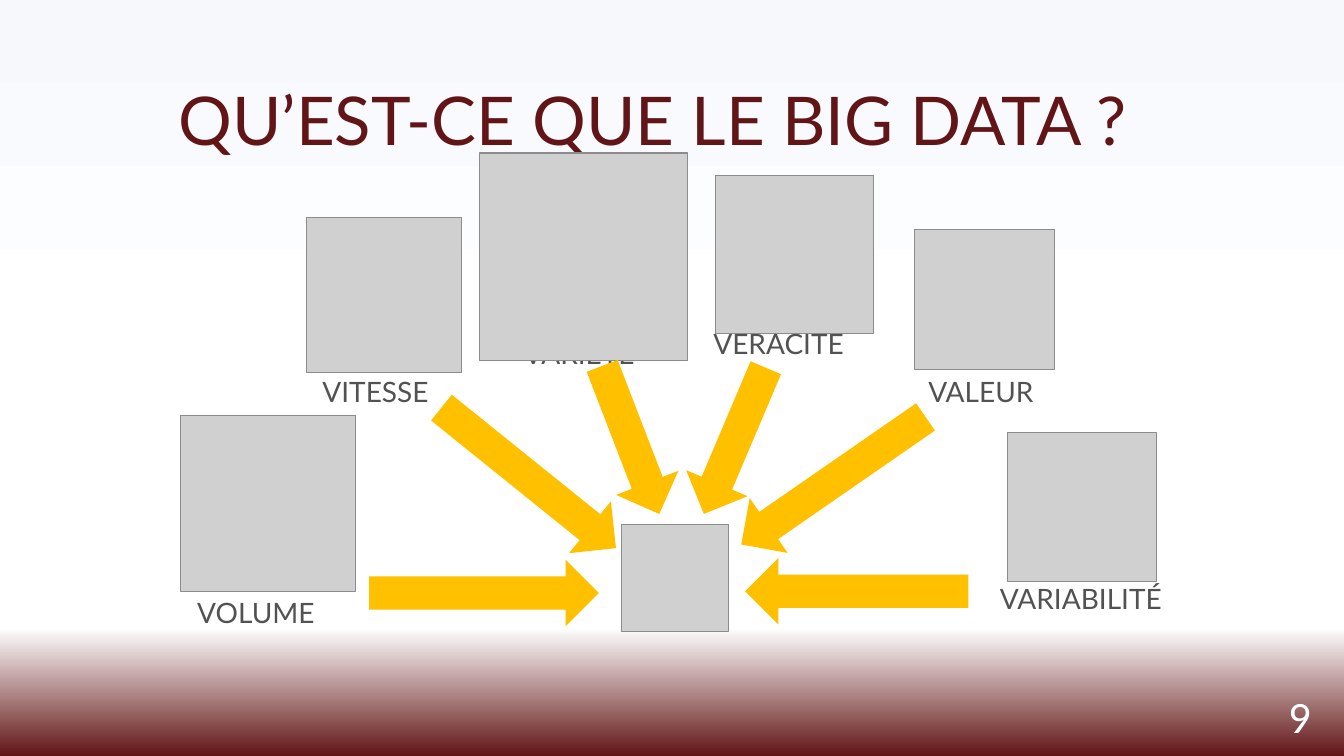
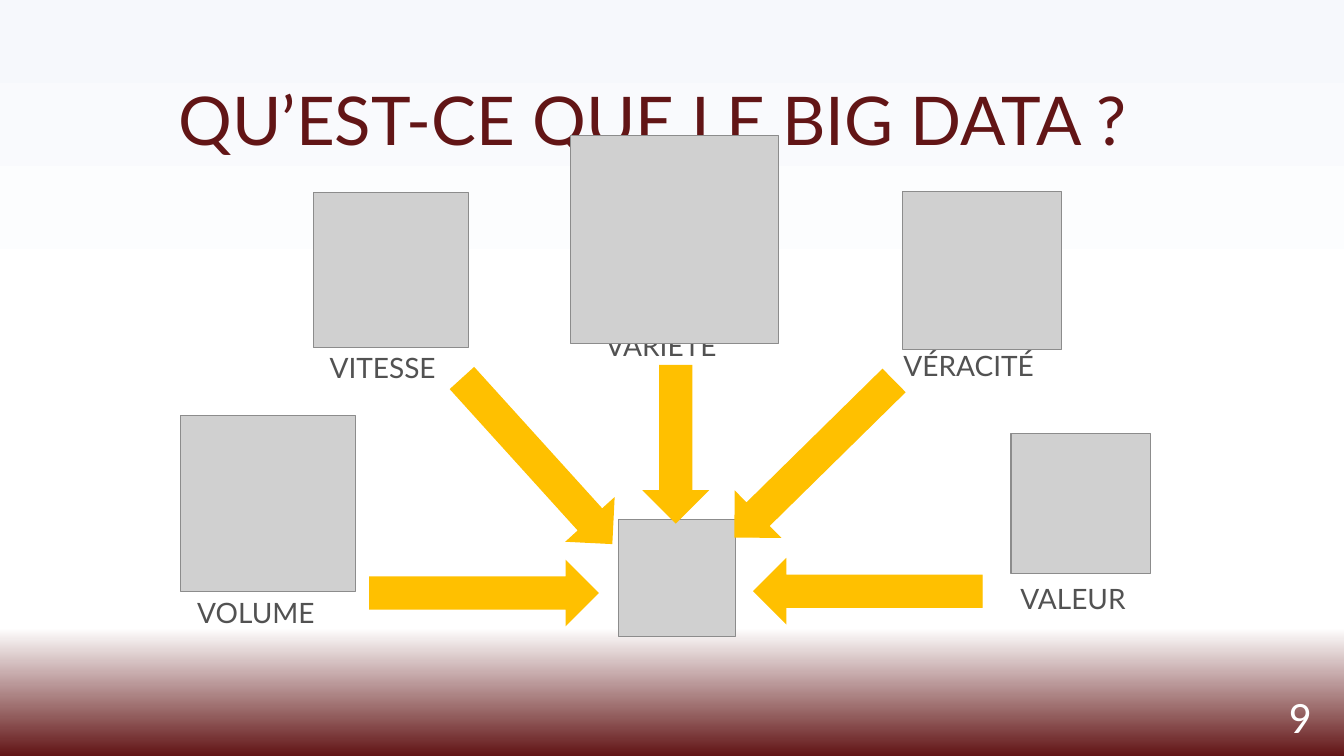
Before and after one commit to viviante79/Projet_8, a slide deck: slide 9 of Ors_Vivian_3_presentation_082022.pptx. Drawn at 1344x756 pixels with LibreOffice and Linux fonts; fonts in the diff are those of the drawing; grey boxes stand for pictures. Boxes give left, top, right and bottom in pixels: in the first picture for what was removed or moved away, otherwise in the second. Text is boxed around its words. In the diff, an @@ line names an element or a change of style, - is before the commit and + after.

```diff
--- a/Ors_Vivian_3_presentation_082022.pptx
+++ b/Ors_Vivian_3_presentation_082022.pptx
@@ picture: place and size @@
-picture at (480, 153, 688, 361)
+picture at (571, 135, 778, 343)
@@ picture: place and size @@
-picture at (307, 218, 462, 373)
+picture at (314, 193, 469, 348)
@@ picture: place and size @@
-picture at (716, 175, 874, 334)
+picture at (903, 192, 1062, 350)
@@ text "VARIÉTÉ" rewrapped from (524, 360, 635, 370) to (606, 343, 717, 362) @@
@@ text "VITESSE": place and size @@
-text "VITESSE" at (322, 381, 428, 402)
+text "VITESSE" at (330, 357, 436, 378)
@@ text "VÉRACITÉ": place and size @@
-text "VÉRACITÉ" at (713, 330, 843, 354)
+text "VÉRACITÉ" at (903, 352, 1033, 376)
@@ right arrow at (439, 357, 635, 565): rotation 38 to 47 degrees @@
@@ right arrow removed at (675, 356, 795, 526) @@
@@ right arrow at (713, 359, 917, 560): rotation 145 to 135 degrees @@
@@ right arrow at (645, 365, 708, 523): rotation 68 to 90 degrees @@
@@ picture removed at (1007, 433, 1156, 582) @@
@@ picture: place and size @@
-picture at (915, 230, 1055, 369)
+picture at (1011, 434, 1150, 573)
@@ picture: place and size @@
-picture at (621, 524, 728, 631)
+picture at (618, 520, 735, 637)
@@ right arrow: place and size @@
-right arrow at (746, 560, 968, 623)
+right arrow at (754, 560, 982, 623)
@@ text "VALEUR": place and size @@
-text "VALEUR" at (928, 382, 1033, 402)
+text "VALEUR" at (1020, 589, 1125, 609)
@@ text removed at (1000, 585, 1162, 609) @@
-VARIABILITÉ
```
Also in this commit, not shown: 1 other slide changed, 2 slides removed.
